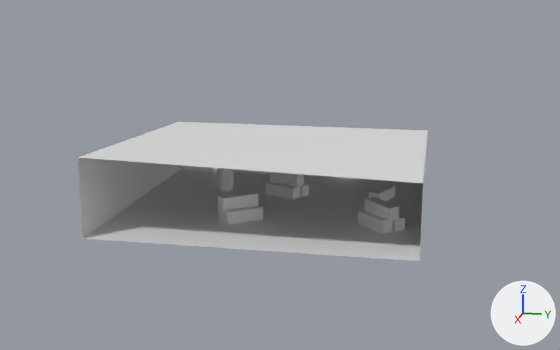
The Blender file Assets/3D Models/Interiors/Interiors.blend as it was, and as the next commit left it.
Rendered twice from a 50 mm camera at (134.3, 26.0, 37.2) aimed at (3.6, -0.1, 4.5). The lights are fixed; the arrows at lower right show +X, +Y and +Z.
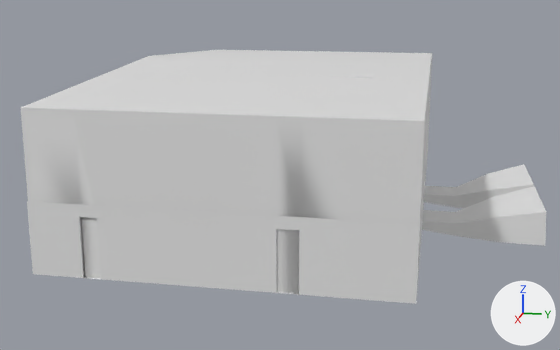
Pixel boxes [x1, y1, x2, y2] of what changed, in the pictures (560 x 350 px; the box of a moved part takes in the faces that stretch with it):
```json
{"object": "Plane", "change": "reshaped, modifiers changed", "before": [78, 122, 428, 261], "after": [20, 50, 546, 304], "on screen": "50% wider, 82% taller"}
{"part": 1, "of": "me_plane", "change": "moved or reshaped", "before": [369, 184, 395, 201], "on screen": "not visible afterwards"}
{"part": 2, "of": "me_plane", "change": "moved or reshaped", "before": [358, 210, 393, 233], "on screen": "not visible afterwards"}
{"part": 3, "of": "me_plane", "change": "moved or reshaped", "before": [364, 197, 400, 221], "on screen": "not visible afterwards"}
{"part": 4, "of": "me_plane", "change": "moved or reshaped", "before": [392, 215, 405, 232], "on screen": "not visible afterwards"}
{"part": 5, "of": "me_plane", "change": "moved or reshaped", "before": [300, 184, 309, 197], "on screen": "not visible afterwards"}
{"part": 6, "of": "me_plane", "change": "moved or reshaped", "before": [270, 172, 304, 187], "on screen": "not visible afterwards"}
{"part": 7, "of": "me_plane", "change": "moved or reshaped", "before": [266, 182, 300, 199], "on screen": "not visible afterwards"}
{"part": 8, "of": "me_plane", "change": "moved or reshaped", "before": [217, 168, 234, 191], "on screen": "not visible afterwards"}
{"part": 9, "of": "me_plane", "change": "added", "after": [20, 50, 546, 304]}
{"part": 10, "of": "me_plane", "change": "added", "after": [331, 60, 427, 219]}
{"part": 11, "of": "me_plane", "change": "deleted", "before": [78, 122, 428, 261]}
```

Scene script edits in JSON lines:
```json
{"block": "me_plane", "where": "# used by ob_plane; location = (0.0, 0.0, 0.0); scale = (1.04, 1.04, 1.0)"}
{"op": "remove", "block": "me_plane", "code": "me_plane.from_pydata(...)  # 466 vertices, 398 faces; spans x -24.0..29.6, y -24.0..24.0, z 0.0..12.5"}
{"op": "add", "block": "me_plane", "code": "me_plane.from_pydata(...)  # 515 vertices, 450 faces; spans x -44.1..18.9, y -24.0..41.9, z -2.2..24.7"}
{"block": "me_plane", "change": "me_plane part 1: the loose piece of 8 vertices spanning x -3.2..3.2, y 15.0..19.0, z 0.0..2.0 is moved by (-3.9, -24.0, 0.0)"}
{"block": "me_plane", "change": "me_plane part 2: the loose piece of 8 vertices spanning x 12.8..18.7, y 14.3..19.7, z 0.0..2.0 is moved by (-0.5, -11.8, 0.0)"}
{"block": "me_plane", "change": "me_plane part 3: the loose piece of 8 vertices spanning x 12.6..18.4, y 15.2..20.7, z 2.0..4.0 is moved by (-0.5, -11.8, 0.0)"}
{"block": "me_plane", "change": "me_plane part 4: the loose piece of 8 vertices spanning x 11.6..17.5, y 16.1..21.5, z 0.0..2.0 is moved by (-0.5, -11.8, 0.0)"}
{"block": "me_plane", "change": "me_plane part 5: the loose piece of 8 vertices spanning x -3.5..1.1, y -2.0..4.2, z 0.0..2.0 is moved by (-28.1, 6.9, 0.0)"}
{"block": "me_plane", "change": "me_plane part 6: the loose piece of 8 vertices spanning x -3.0..1.7, y -2.8..3.4, z 2.0..4.0 is moved by (-28.1, 6.9, 0.0)"}
{"block": "me_plane", "change": "me_plane part 7: the loose piece of 8 vertices spanning x -1.8..2.9, y -3.3..2.9, z 0.0..2.0 is moved by (-28.1, 6.9, 0.0)"}
{"block": "me_plane", "change": "me_plane part 8: the loose piece of 224 vertices spanning x -3.1..-0.1, y -12.6..-9.6, z 0.0..5.7 is moved by (-7.7, 0.0, 0.0)"}
{"block": "me_plane", "change": "me_plane part 9: a new loose piece of 168 vertices spanning x -44.1..0.0, y -24.0..41.9, z -2.2..24.7"}
{"block": "me_plane", "change": "me_plane part 10: a new loose piece of 43 vertices spanning x -14.5..-5.3, y 9.6..24.1, z 0.0..23.2, in mat_walls (white #e7e7e7)"}
{"block": "me_plane", "change": "me_plane part 11"}
{"block": "me_plane", "change": "162 vertices are removed from x -24.0..29.6, y -24.0..24.0, z 0.0..12.5"}
{"block": "me_plane", "change": "144 faces are deleted"}
{"op": "add", "block": "ob_plane", "code": "_m = ob_plane.modifiers.new('Mirror', 'MIRROR')"}
```
